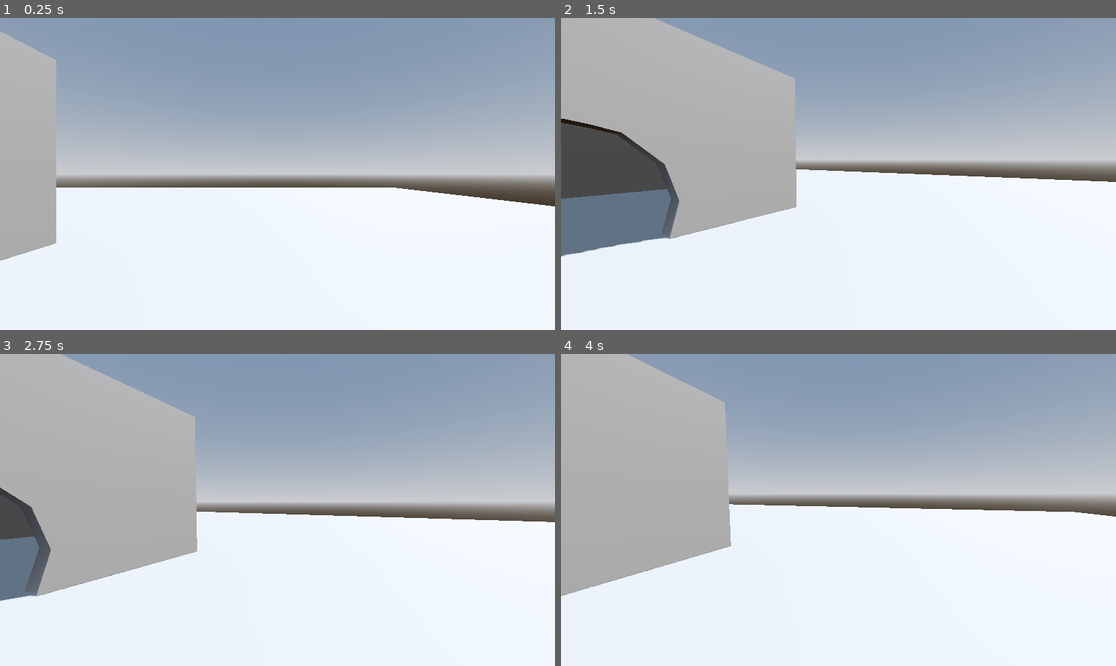
Above: before the commit, frames 1-4 (two rows, left to right).
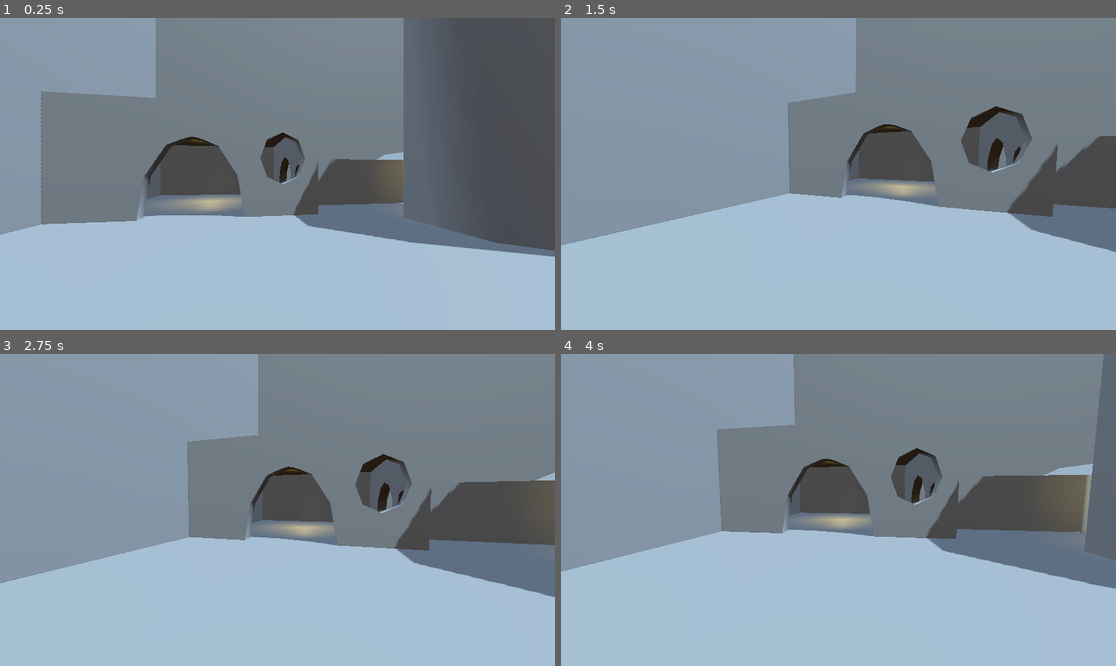
Above: after the commit, the same moments.

Repository: Kahils/supinski-kahil-project-3d
Game: Godot game, scene res://3Dscene.tscn
Two runs of this game, one before a commit and one after it. Both use one fixed random seed, a clock stepped at 60 frames per second and the inputs below.
Inputs (mouse positions are in pixels of both pictures, inside the frame that each line leads up to):
- Up to frame 1 (0.25 s): no input
- Up to frame 2 (1.5 s): tap Enter (ui_accept) at 0.5, 0.77, 1.25 s; move the mouse to (960, 158) at 0.52 s; hold Right (ui_right) 0.53-1.28 s; tap P (freefly) at 0.6 s; click (960, 158) at 0.67 s; move the mouse to (810, 174) at 1.27 s; hold Up (ui_up) from 1.28 s (still down); tap Shift (sprint) at 1.35 s
- Up to frame 3 (2.75 s): keep holding Up (ui_up); tap Enter (ui_accept) at 1.52, 2 s; move the mouse to (288, 503) at 2.02 s; tap P (freefly) at 2.1 s
- Up to frame 4 (4 s): keep holding Up (ui_up); tap Enter (ui_accept) at 2.75, 3.02, 3.5, 3.77 s; move the mouse to (832, 516) at 2.77 s; tap Shift (sprint) at 2.85 s; click (832, 516) at 2.92 s; move the mouse to (877, 513) at 3.52 s; tap P (freefly) at 3.6 s

The runs differ from the first frame. In frame 1, 94% of the frame differs, in the area x 0-100%, y 0-100%; in frame 2, 94%; in frame 3, 94%; in frame 4, 95%.

Commit message:
WhiteBox

Diff:
--- a/3Dscene.tscn
+++ b/3Dscene.tscn
@@ -21,8 +21,26 @@
 environment = SubResource("Environment_l70q0")
 
 [node name="DirectionalLight3D" type="DirectionalLight3D" parent="." unique_id=1743255808]
-transform = Transform3D(-0.8660254, -0.43301278, 0.25, 0, 0.49999997, 0.86602545, -0.50000006, 0.75, -0.43301266, 0, 0, 0)
+transform = Transform3D(-0.8660254, -0.43301278, 0.25, 0, 0.49999997, 0.86602545, -0.50000006, 0.75, -0.43301266, 0, 1.5935969, 0)
+light_color = Color(0.7399212, 0.8915425, 0.9972438, 1)
+light_energy = 0.3
 shadow_enabled = true
+
+[node name="OmniLight3D" type="OmniLight3D" parent="DirectionalLight3D" unique_id=1080168585]
+transform = Transform3D(1, -2.9802322e-08, -4.4703484e-08, 2.9802322e-08, 1, 2.9802322e-08, 4.4703484e-08, 2.9802322e-08, 1, 7.640375, 12.457225, -6.1458607)
+light_color = Color(0.93319726, 0.82748616, 0.40614516, 1)
+
+[node name="OmniLight3D3" type="OmniLight3D" parent="DirectionalLight3D" unique_id=1697412600]
+transform = Transform3D(1, -2.9802322e-08, -1.6391277e-07, 0, 1, -5.9604645e-08, 1.6391277e-07, 5.9604645e-08, 1, 17.322006, 7.966072, 1.1687739)
+light_color = Color(0.93319726, 0.82748616, 0.40614516, 1)
+omni_range = 2.671
+omni_attenuation = -0.667
+
+[node name="OmniLight3D2" type="OmniLight3D" parent="DirectionalLight3D" unique_id=1531114145]
+transform = Transform3D(1, -2.9802322e-08, -1.7881393e-07, 0, 1, 0, 1.6391277e-07, 5.9604645e-08, 1, 7.13396, 23.521898, -13.7155075)
+light_color = Color(0.93319726, 0.82748616, 0.40614516, 1)
+omni_range = 4.43
+omni_attenuation = 0.5
 
 [node name="Node3D" type="Node3D" parent="." unique_id=405416711]
 
@@ -32,17 +50,108 @@
 [node name="Floor" type="CSGBox3D" parent="Node3D/CSGCombiner3D" unique_id=1767820829]
 size = Vector3(50, 1, 50)
 
-[node name="CSGBox3D" type="CSGBox3D" parent="Node3D/CSGCombiner3D" unique_id=2011505648]
+[node name="Floor2" type="CSGBox3D" parent="Node3D/CSGCombiner3D" unique_id=158486183]
+transform = Transform3D(1, 0, 0, 0, -4.371139e-08, -1, 0, 1, -4.371139e-08, 0, 0, 25.271059)
+size = Vector3(50, 1, 50)
+
+[node name="Floor3" type="CSGBox3D" parent="Node3D/CSGCombiner3D" unique_id=2023033950]
+transform = Transform3D(1, 0, 0, 0, -4.371139e-08, -1, 0, 1, -4.371139e-08, 0, 0, -25.178835)
+size = Vector3(50, 1, 50)
+
+[node name="Floor4" type="CSGBox3D" parent="Node3D/CSGCombiner3D" unique_id=1003731710]
+transform = Transform3D(-4.371139e-08, -1, 0, -4.371139e-08, 1.9106855e-15, -1, 1, -4.371139e-08, -4.371139e-08, -24.469702, 0, 0.26034737)
+size = Vector3(50, 1, 50)
+
+[node name="Floor5" type="CSGBox3D" parent="Node3D/CSGCombiner3D" unique_id=355109215]
+transform = Transform3D(-4.371139e-08, -1, 0, -4.371139e-08, 1.9106855e-15, -1, 1, -4.371139e-08, -4.371139e-08, 24.515806, 0, 0.26034737)
+size = Vector3(50, 1, 50)
+
+[node name="Building1" type="CSGBox3D" parent="Node3D/CSGCombiner3D" unique_id=2011505648]
+transform = Transform3D(1, 0, 0, 0, 1, 0, 0, 0, 1, -19.70653, -9.536743e-07, 19.921564)
 size = Vector3(10, 10, 10)
 
-[node name="CSGSphere3D" type="CSGSphere3D" parent="Node3D/CSGCombiner3D/CSGBox3D" unique_id=331737424]
-transform = Transform3D(1, 0, 0, 0, 1, 0, 0, 0, 1, 4.7757287, 1.295557, 0)
+[node name="CSGSphere3D" type="CSGSphere3D" parent="Node3D/CSGCombiner3D/Building1" unique_id=331737424]
+transform = Transform3D(1, 0, 0, 0, 1.5682945, 0, 0, 0, 1, 4.775728, 0.57685375, 0)
 operation = 2
-radius = 1.619
+radius = 1.992
 
-[node name="CSGBox3D2" type="CSGBox3D" parent="Node3D/CSGCombiner3D/CSGBox3D" unique_id=552997813]
+[node name="CSGSphere3D2" type="CSGSphere3D" parent="Node3D/CSGCombiner3D/Building1" unique_id=324903870]
+transform = Transform3D(1, 0, 0, 0, 1, 0, 0, 0, 1, 0.4862995, 1.2955565, -4.554201)
+operation = 2
+radius = 1.992
+
+[node name="CSGBox3D2" type="CSGBox3D" parent="Node3D/CSGCombiner3D/Building1" unique_id=552997813]
 operation = 2
 size = Vector3(9, 9, 9)
 
+[node name="CSGCylinder3D" type="CSGCylinder3D" parent="Node3D/CSGCombiner3D/Building1" unique_id=166797812]
+transform = Transform3D(-9.272029e-08, -0.54099995, 0, 2.121193, -2.3647859e-08, 0, 0, 0, 1.8622853, 4.7290277, 2.8397949, -3.4907742)
+operation = 2
+
+[node name="CSGCylinder3D2" type="CSGCylinder3D" parent="Node3D/CSGCombiner3D/Building1" unique_id=868434666]
+transform = Transform3D(2.3883566e-15, 2.364786e-08, 1.25, 1.2499999, -2.364786e-08, 0, 5.463923e-08, 0.541, -5.4639237e-08, 3.6665611, 2.0503013, -4.817281)
+operation = 2
+
+[node name="CSGBox3D" type="CSGBox3D" parent="Node3D/CSGCombiner3D" unique_id=1762970057]
+transform = Transform3D(0.27935374, 0, 0, 0, 1, 0, 0, 0, 1, -17.204105, 1.730427, 9.518192)
+size = Vector3(1, 2.56958, 10.825562)
+
+[node name="CSGBox3D3" type="CSGBox3D" parent="Node3D/CSGCombiner3D" unique_id=923150485]
+transform = Transform3D(0.27935374, 0, 0, 0, 1, 0, 0, 0, 1, -21.235275, 1.730427, 9.518192)
+size = Vector3(1, 2.56958, 10.825562)
+
+[node name="CSGBox3D2" type="CSGBox3D" parent="Node3D/CSGCombiner3D" unique_id=836354102]
+transform = Transform3D(3.6367648, 0, 0, 0, 3.4895911, -3.482252, 0, 1.7707536, 6.8624086, -19.241198, 0.25622702, 9.398659)
+
+[node name="CSGCylinder3D" type="CSGCylinder3D" parent="Node3D/CSGCombiner3D" unique_id=2082105610]
+transform = Transform3D(3.7203953, 0, 1.4692956, 0, 3.2616515, 0, -1.551928, 0, 3.5223029, -19.236969, 0.39578676, 5.066622)
+
+[node name="CSGCylinder3D2" type="CSGCylinder3D" parent="Node3D/CSGCombiner3D" unique_id=1184955572]
+transform = Transform3D(3.7203953, 0, 1.4692956, 0, 3.2616515, 0, -1.551928, 0, 3.5223029, -21.394772, 0.7381797, 1.0658562)
+
+[node name="CSGCylinder3D3" type="CSGCylinder3D" parent="Node3D/CSGCombiner3D" unique_id=891475217]
+transform = Transform3D(3.7203953, 0, 1.4692956, 0, 3.2616515, 0, -1.551928, 0, 3.5223029, -23.162073, 1.5483575, -3.8197882)
+
+[node name="CSGCylinder3D4" type="CSGCylinder3D" parent="Node3D/CSGCombiner3D" unique_id=1494958964]
+transform = Transform3D(3.7203953, 0, 1.4692956, 0, 3.2616515, 0, -1.551928, 0, 3.5223029, -23.162073, 1.9409342, -9.010029)
+height = 2.2407227
+
+[node name="CSGCylinder3D5" type="CSGCylinder3D" parent="Node3D/CSGCombiner3D" unique_id=240851273]
+transform = Transform3D(3.7203953, 0, 1.4692956, 0, 3.2616515, 0, -1.551928, 0, 3.5223029, -17.670986, 2.9227247, -9.010029)
+height = 2.2407227
+
+[node name="CSGCylinder3D6" type="CSGCylinder3D" parent="Node3D/CSGCombiner3D" unique_id=20149321]
+transform = Transform3D(3.7203953, 0, 1.4692956, 0, 3.2616515, 0, -1.551928, 0, 3.5223029, -17.670986, 3.8899822, -3.488313)
+height = 2.2407227
+
+[node name="CSGBox3D" type="CSGBox3D" parent="Node3D/CSGCombiner3D/CSGCylinder3D6" unique_id=1934078325]
+transform = Transform3D(0.9153328, 0, 0.4026988, 0, 1, 0, -0.40269867, 0, 0.91533256, -0.3705678, 0.61629045, 0.14728904)
+operation = 2
+size = Vector3(0.13964844, 0.24487305, 0.24560547)
+
+[node name="CSGCylinder3D9" type="CSGCylinder3D" parent="Node3D/CSGCombiner3D/CSGCylinder3D6" unique_id=1712061612]
+transform = Transform3D(1, 0, 0, 0, 1, 0, 2.9802322e-08, 0, 1, -0.08736396, 0.2755612, 0.025525093)
+operation = 2
+radius = 0.2919922
+height = 1.5725098
+
+[node name="CSGCylinder3D7" type="CSGCylinder3D" parent="Node3D/CSGCombiner3D" unique_id=63961198]
+transform = Transform3D(3.7203953, 0, 1.4692956, 0, 4.3380814, 0, -1.551928, 0, 3.5223029, -16.258749, 3.4754205, 1.2230947)
+height = 2.2407227
+
+[node name="CSGCylinder3D8" type="CSGCylinder3D" parent="Node3D/CSGCombiner3D" unique_id=702895780]
+transform = Transform3D(7.06186, 0, 3.0390422, 0, 4.3380814, 0, -2.9457889, 0, 7.285415, -12.119631, 3.917253, 8.249856)
+height = 2.2407227
+
+[node name="CSGCylinder3D9" type="CSGCylinder3D" parent="Node3D/CSGCombiner3D/CSGCylinder3D8" unique_id=613945152]
+transform = Transform3D(0.5268294, 0, 1.4901161e-08, 0, 1, 0, -1.4901161e-08, 0, 0.4834732, 0.025493622, 0.018734336, -0.0013901591)
+operation = 2
+height = 2.2407227
+
+[node name="CSGBox3D" type="CSGBox3D" parent="Node3D/CSGCombiner3D/CSGCylinder3D8" unique_id=331993086]
+transform = Transform3D(0.9204644, 0, -0.39082837, 0, 1, 0, 0.3908276, 0, 0.9204652, 0.20360374, -0.51425827, 0.09408569)
+operation = 2
+size = Vector3(0.54296875, 0.62646484, 0.3299408)
+
 [node name="ProtoController" parent="Node3D" unique_id=1931970740 instance=ExtResource("1_g24i5")]
-transform = Transform3D(1, 0, 0, 0, 1, 0, 0, 0, 1, 10.442914, 0, 0)
+transform = Transform3D(0.17051908, 0, 0.9853543, 0, 1, 0, -0.9853543, 0, 0.17051908, -6.5664644, 0, 18.070696)
